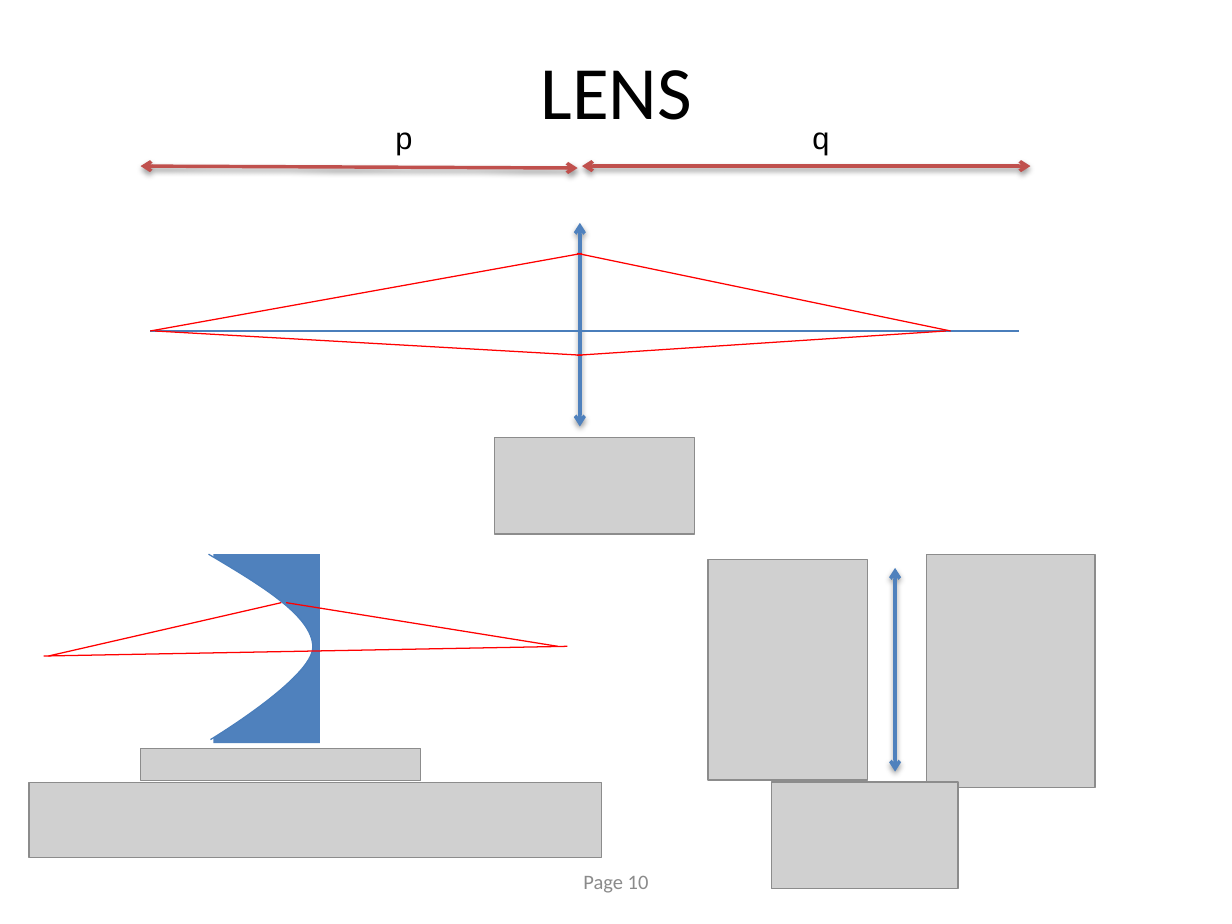
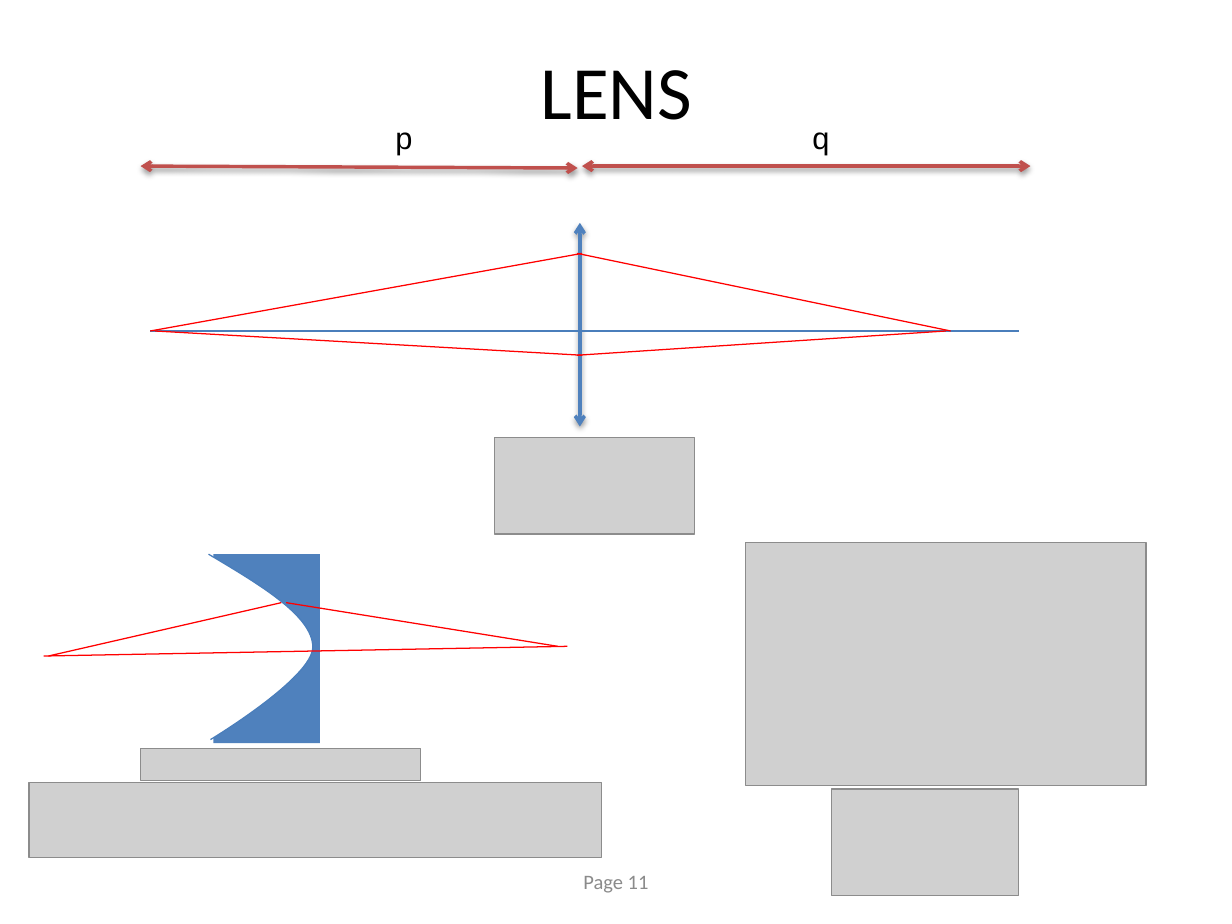
Before and after one commit to oasys-kit/oasys_school, a slide deck: slide 11 of slides/synchrotron_radiation_formulas.pptx (slide 10 before the commit). Drawn at 1232x924 pixels with LibreOffice and Linux fonts; fonts in the diff are those of the drawing; grey boxes stand for pictures. Boxes give left, top, right and bottom in pixels: in the first picture for what was removed or moved away, otherwise in the second. Text is boxed around its words. In the diff, an @@ line names an element or a change of style, - is before the commit and + after.

```diff
--- a/slides/synchrotron_radiation_formulas.pptx
+++ b/slides/synchrotron_radiation_formulas.pptx
@@ picture removed at bbox=[708, 559, 867, 780] @@
@@ picture added at bbox=[745, 542, 1146, 785] @@
@@ double arrow removed from (896, 568) to (896, 771) @@
@@ picture removed at bbox=[926, 554, 1095, 787] @@
@@ picture: place and size @@
-picture at bbox=[771, 782, 958, 890]
+picture at bbox=[832, 788, 1019, 896]
@@ page number at bbox=[583, 876, 649, 893]: text changed @@
-Page 10
+Page 11
```
Also in this commit, not shown: 8 slides added, 1 slide removed, 2 other files.
